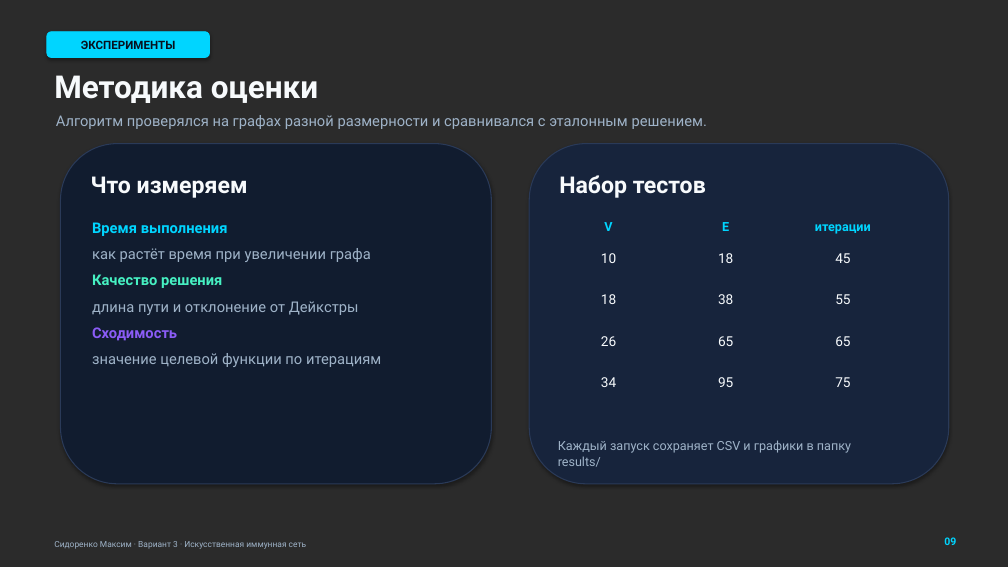
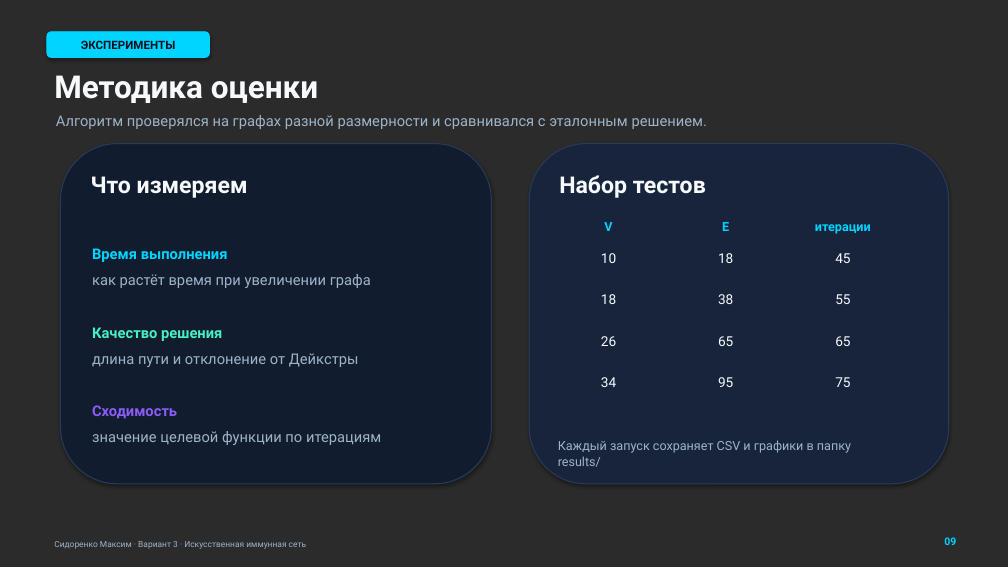
Before and after one commit to mattakvshi/GA-n-IS-Finding-the-shortest-path-in-a-graph, a slide deck: slide 9 of report/Презентация Сидоренко МВ ФИ51 Поиск кратчайшего пути в графе.pptx. Drawn at 1008x567 pixels with LibreOffice and Linux fonts; fonts in the diff are those of the drawing; background and template pictures are left out; a plain dark background stands for a picture behind light text. Boxes give left, top, right and bottom in pixels: in the first picture for what was removed or moved away, otherwise in the second. Text is boxed around its words. In the diff, an @@ line names an element or a change of style, - is before the commit and + after.

```diff
--- a/report/Презентация Сидоренко МВ ФИ51 Поиск кратчайшего пути в графе.pptx
+++ b/report/Презентация Сидоренко МВ ФИ51 Поиск кратчайшего пути в графе.pptx
@@ text "Время выполнения" rewrapped from (x1=92, y1=222, x2=381, y2=367) to (x1=92, y1=248, x2=381, y2=445) @@
```
Also in this commit, not shown: 4 other slides changed, 19 other files.
